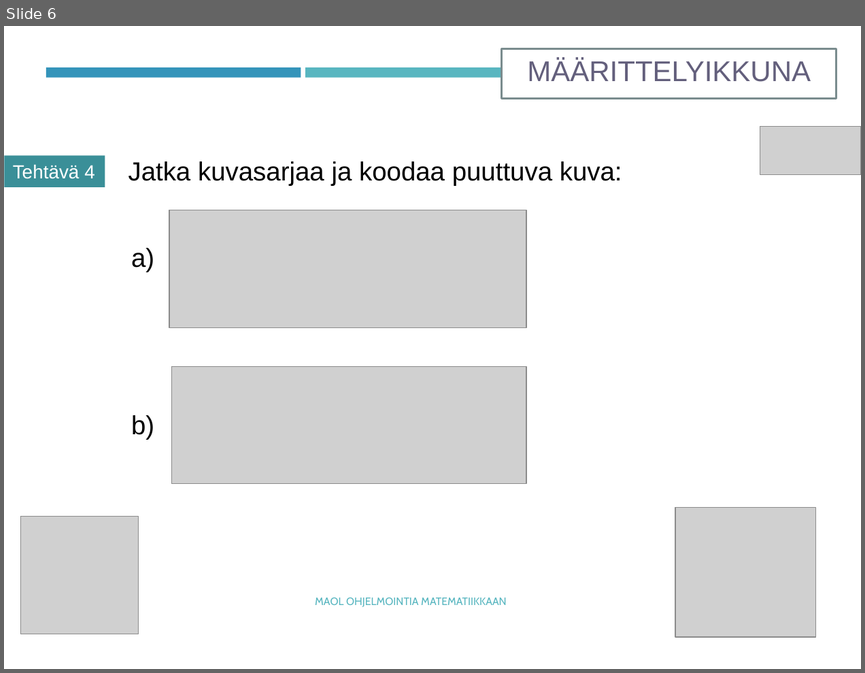
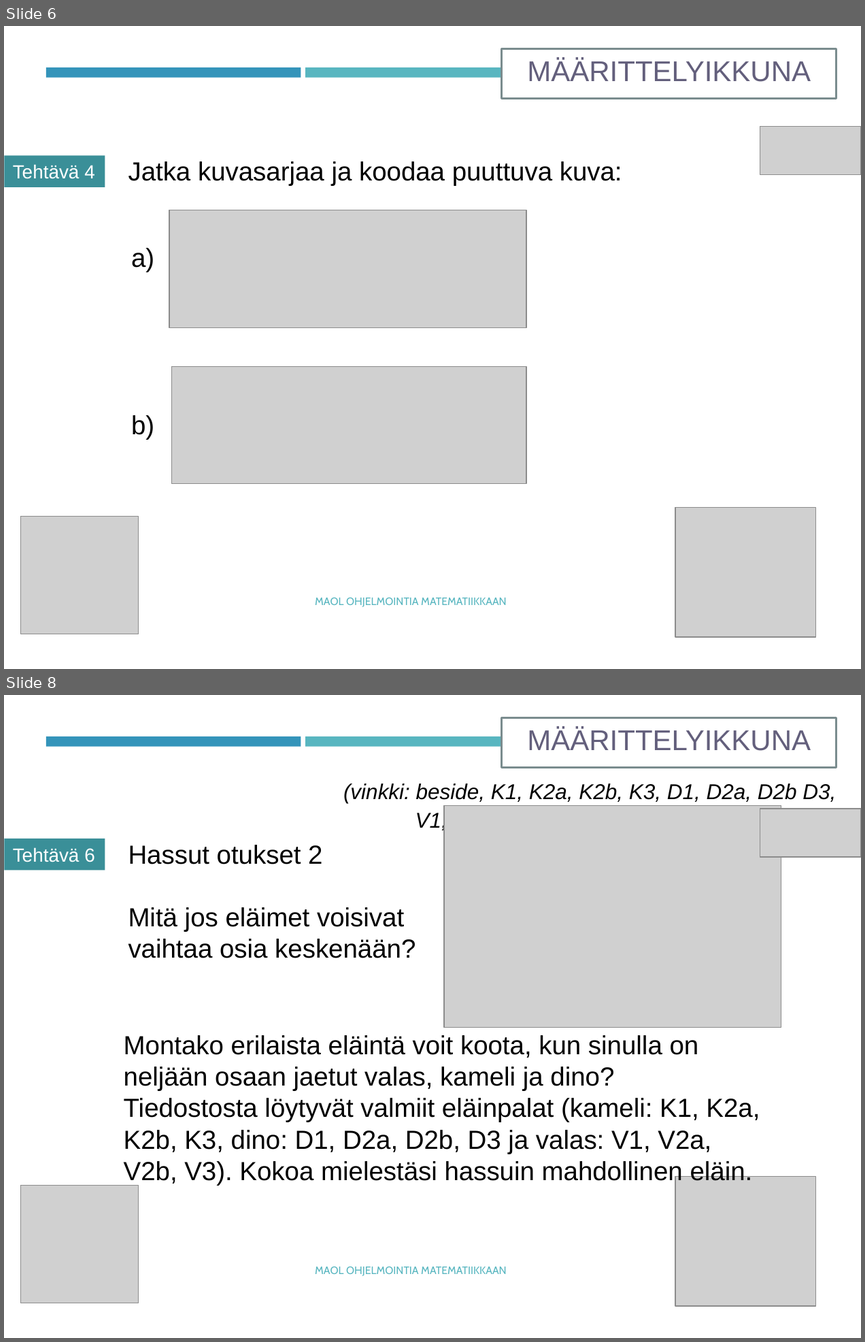
Before and after one commit to tyynetyyne/tyynetyyne.github.io, a slide deck: tehtavat/tiedostot/maol/power_point/Racket-MAOL-5-6-kuvien yhdistely.pptx. Shown one above the other, each under a label of ours: slide 6 before the commit, slides 6 and 8 after it; the slides between them are not shown. The pictures are 865x673 and 865x1342 pixels, drawn with LibreOffice and Linux fonts; fonts in the diff are those of the drawing; grey boxes stand for pictures. Boxes give left, top, right and bottom in pixels: in the first picture for what was removed or moved away, otherwise in the second. Text is boxed around its words. In the diff, an @@ line names an element or a change of style, - is before the commit and + after.

Commit message:
Hassut otukset

```diff
--- a/tehtavat/tiedostot/maol/power_point/Racket-MAOL-5-6-kuvien yhdistely.pptx
+++ b/tehtavat/tiedostot/maol/power_point/Racket-MAOL-5-6-kuvien yhdistely.pptx
@@ slide 8 added at (x1=4, y1=695, x2=861, y2=1338), background #FFFFFF; not listed: 2 template elements that a slide beside it also shows @@
@@ rectangle added at (x1=502, y1=717, x2=836, y2=767), fill #FFFFFF, outline #7A8C8E 1.75 pt, 24 pt, text #635F7C @@
+MÄÄRITTELYIKKUNA
@@ text added at (x1=184, y1=783, x2=836, y2=1185), 18 pt, text #000000, italic @@
+(vinkki: beside, K1, K2a, K2b, K3, D1, D2a, D2b D3, V1, V2a, V2b, V3)
@@ picture added at (x1=443, y1=806, x2=781, y2=1028) @@
@@ picture added at (x1=759, y1=809, x2=861, y2=857) @@
@@ rectangle added at (x1=4, y1=838, x2=104, y2=870), fill #3A8F98, 16 pt, text #FFFFFF @@
+Tehtävä 6
@@ text added at (x1=128, y1=845, x2=415, y2=958), 22 pt, text #000000 @@
+Hassut otukset 2
+Mitä jos eläimet voisivat vaihtaa osia keskenään?
@@ text added at (x1=124, y1=1035, x2=759, y2=1185), 22 pt, text #000000 @@
+Montako erilaista eläintä voit koota, kun sinulla on neljään osaan jaetut valas, kameli ja dino?
+Tiedostosta löytyvät valmiit eläinpalat (kameli: K1, K2a, K2b, K3, dino: D1, D2a, D2b, D3 ja valas: V1, V2a, V2b, V3). Kokoa mielestäsi hassuin mahdollinen eläin.
@@ picture added at (x1=675, y1=1176, x2=815, y2=1305) @@
@@ picture added at (x1=21, y1=1185, x2=139, y2=1302) @@
@@ text added at (x1=315, y1=1266, x2=507, y2=1276), 9 pt, text #58B6C0 @@
+MAOL OHJELMOINTIA MATEMATIIKKAAN
```
Also in this commit, not shown: 1 other slide added.
